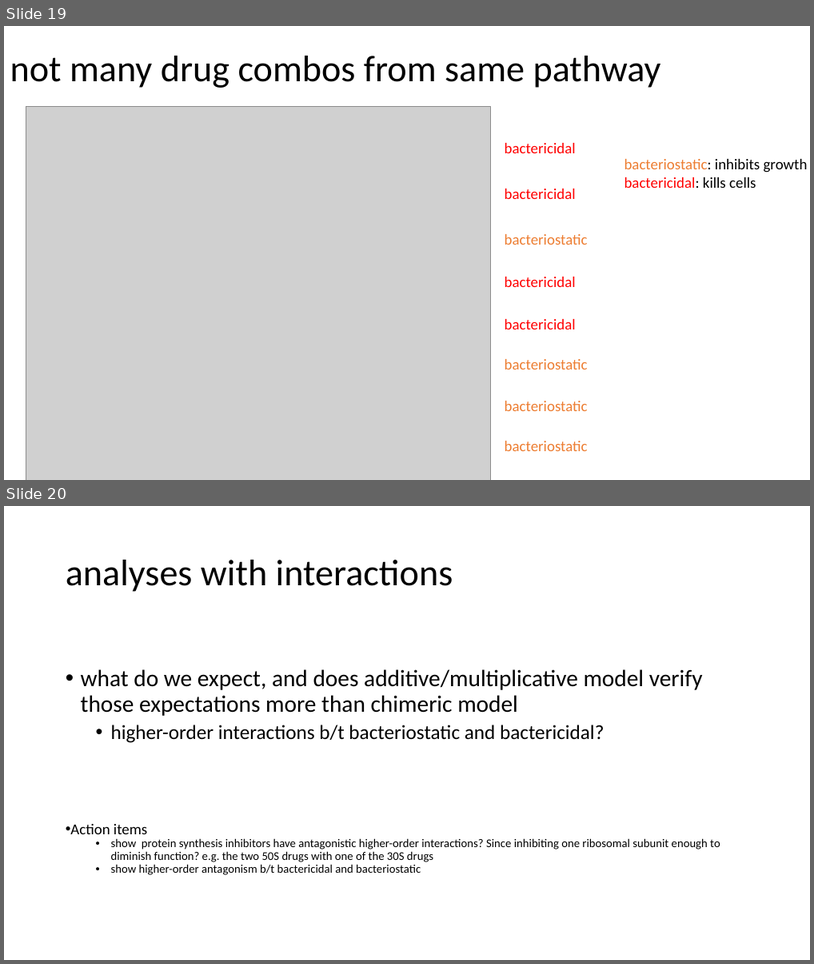
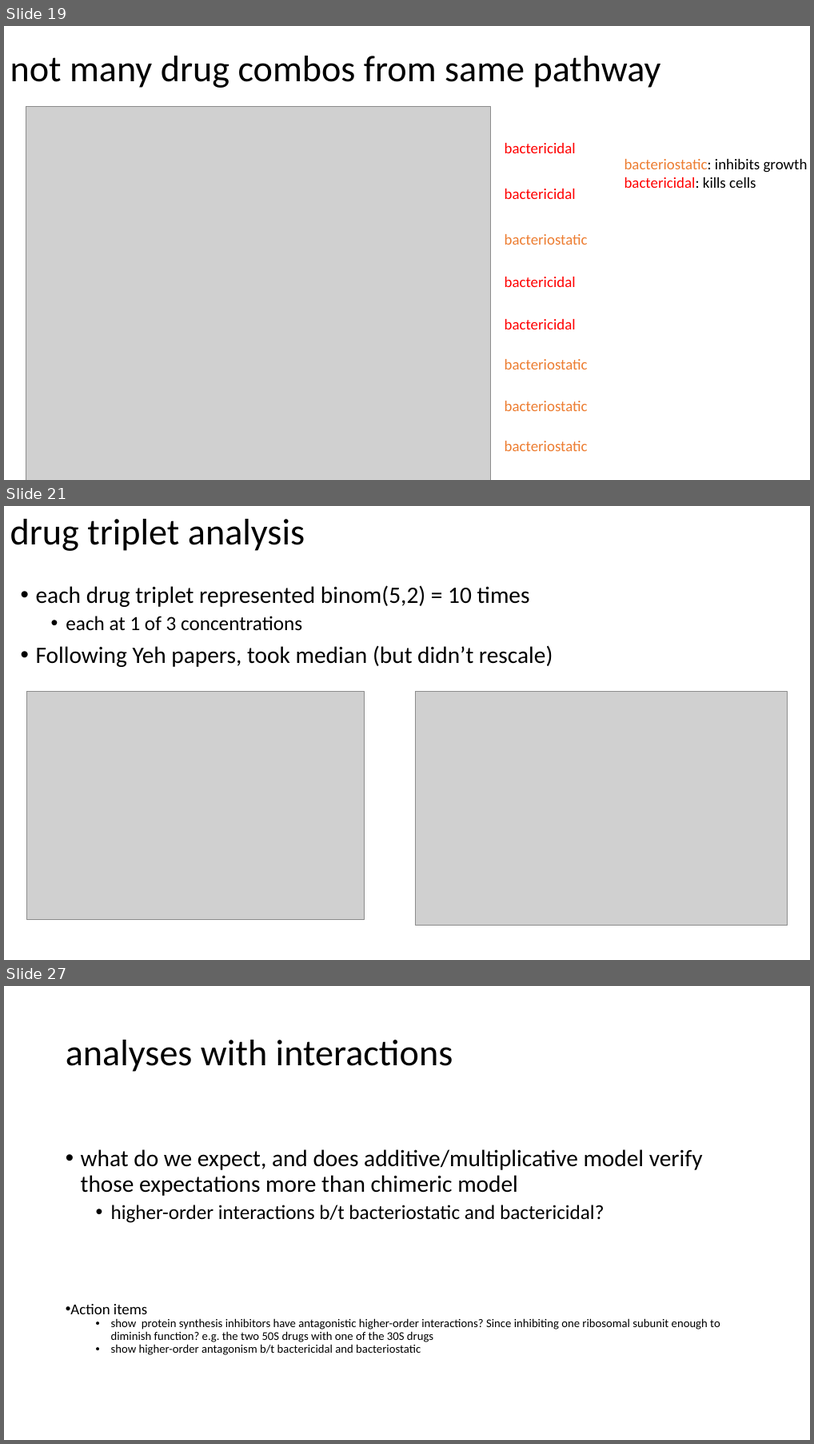
Before and after one commit to brian-arnold/epistasis_reanalysis, a slide deck: drug_data/drug_data_reanalysis.pptx. Shown one above the other, each under a label of ours: slides 19 and 20 before the commit, slides 19, 21 and 27 after it; the slides between them are not shown. The pictures are 814x964 and 814x1444 pixels, drawn with LibreOffice and Linux fonts; fonts in the diff are those of the drawing; grey boxes stand for pictures. Boxes give left, top, right and bottom in pixels: in the first picture for what was removed or moved away, otherwise in the second. Text is boxed around its words. In the diff, an @@ line names an element or a change of style, - is before the commit and + after.

Commit message:
updated drug analysis

```diff
--- a/drug_data/drug_data_reanalysis.pptx
+++ b/drug_data/drug_data_reanalysis.pptx
@@ slide 21 added at (x1=4, y1=506, x2=810, y2=960), background #FFFFFF @@
@@ title added at (x1=10, y1=519, x2=305, y2=551), 44 pt, text #000000 @@
+drug triplet analysis
@@ text added at (x1=36, y1=585, x2=553, y2=667), 28 pt, text #000000 @@
+• each drug triplet represented binom(5,2) = 10 times
+  • each at 1 of 3 concentrations
+• Following Yeh papers, took median (but didn’t rescale)
@@ picture added at (x1=26, y1=692, x2=365, y2=919) @@
@@ picture added at (x1=416, y1=692, x2=788, y2=925) @@
@@ what was slide 20 is now slide 27 @@
```
Also in this commit, not shown: 1 slide changed, 6 other slides added, 7 other files.
